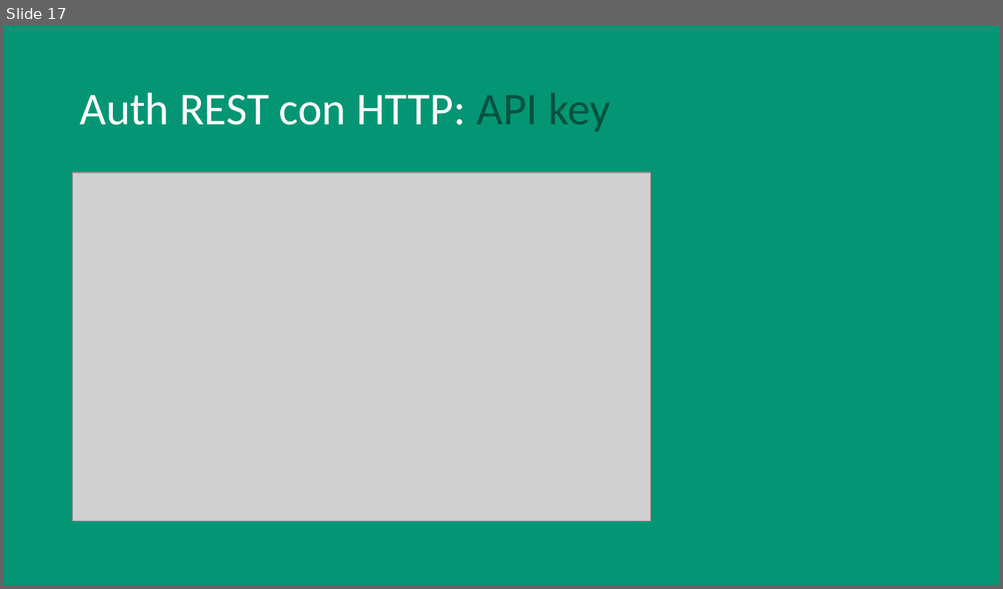
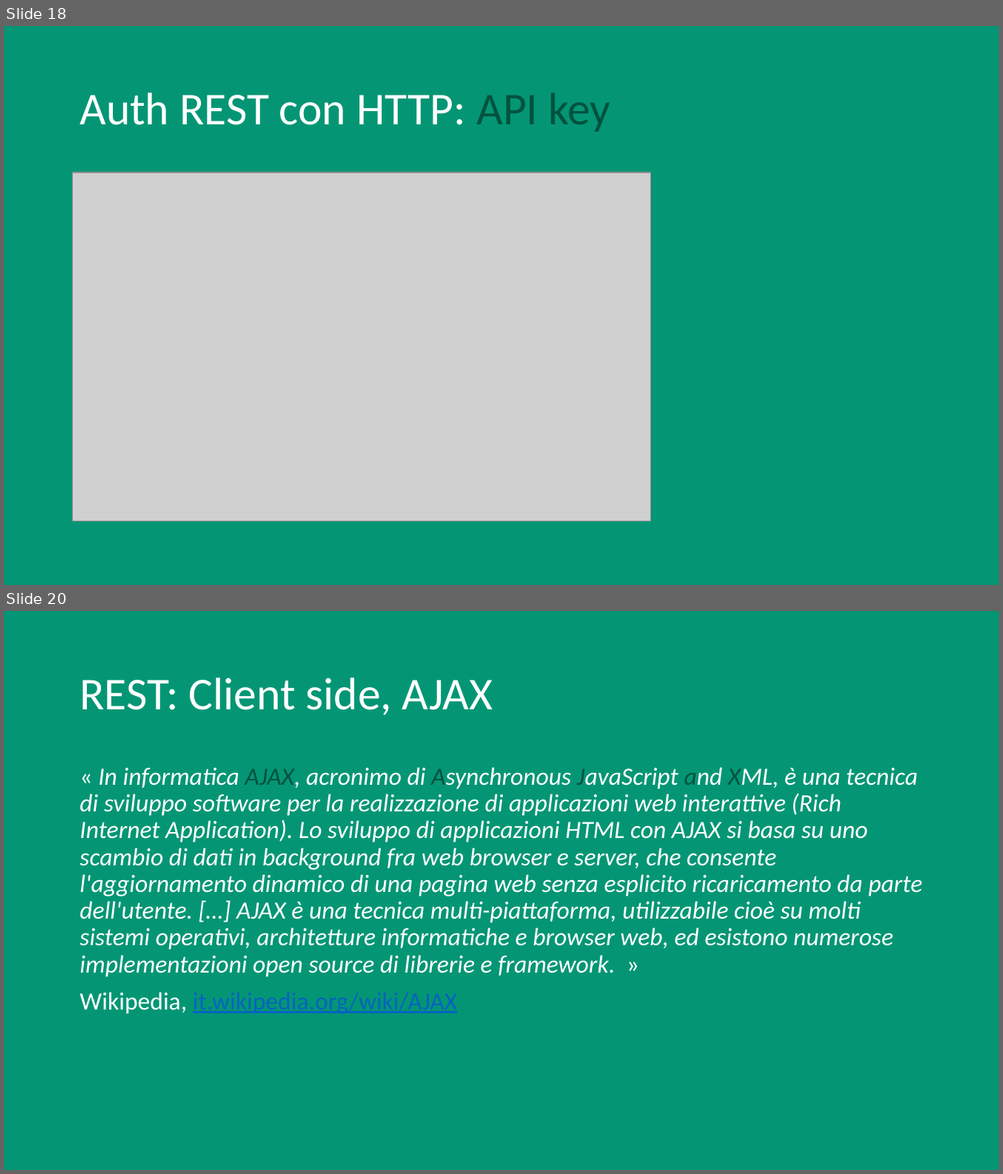
Before and after one commit to vassallocarlo/Tesi-RESTful, a slide deck: REST.pptx. Shown one above the other, each under a label of ours: slide 17 before the commit, slides 18 and 20 after it; the slides between them are not shown. The pictures are 1003x589 and 1003x1174 pixels, drawn with LibreOffice and Linux fonts; fonts in the diff are those of the drawing; grey boxes stand for pictures. Boxes give left, top, right and bottom in pixels: in the first picture for what was removed or moved away, otherwise in the second. Text is boxed around its words. In the diff, an @@ line names an element or a change of style, - is before the commit and + after.

```diff
--- a/REST.pptx
+++ b/REST.pptx
@@ slide 20 added at [4, 611, 999, 1170], background #049674 @@
@@ title added at [79, 678, 492, 715], 44 pt, text #FFFFFF @@
+REST: Client side, AJAX
@@ text added at [79, 767, 922, 1014], 24 pt, text #FFFFFF, italic @@
+« In informatica AJAX, acronimo di Asynchronous JavaScript and XML, è una tecnica di sviluppo software per la realizzazione di applicazioni web interattive (Rich Internet Application). Lo sviluppo di applicazioni HTML con AJAX si basa su uno scambio di dati in background fra web browser e server, che consente l'aggiornamento dinamico di una pagina web senza esplicito ricaricamento da parte dell'utente. […] AJAX è una tecnica multi-piattaforma, utilizzabile cioè su molti sistemi operativi, architetture informatiche e browser web, ed esistono numerose implementazioni open source di librerie e framework. »
+Wikipedia, it.wikipedia.org/wiki/AJAX
@@ what was slide 17 is now slide 18 @@
```
Also in this commit, not shown: 3 slides changed, 2 other slides added, 1 other file.
